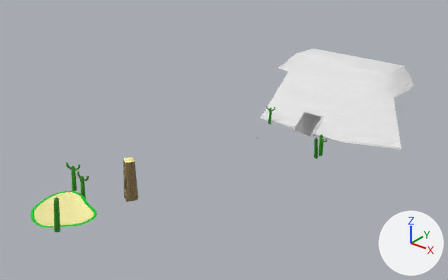
The Blender file Blender Models/SandGlide/SandGlideNEW.blend, before and after one commit.
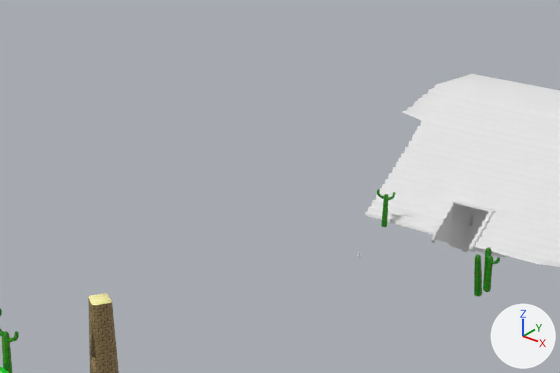
There are two pictures of each version: one whole from a 50 mm camera at (78.8, -76.6, 58.8) aimed at (-8.7, 32.8, -9.0), one close up on the part from 18% to 80% of the width and 4% to 70% of the height. Lighting does not change. The marker at lower right points along +X, +Y and +Z.
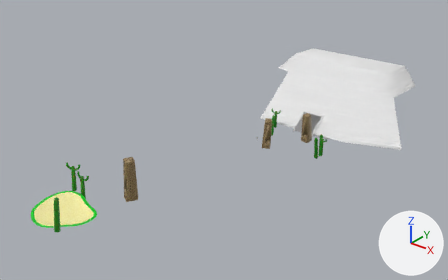
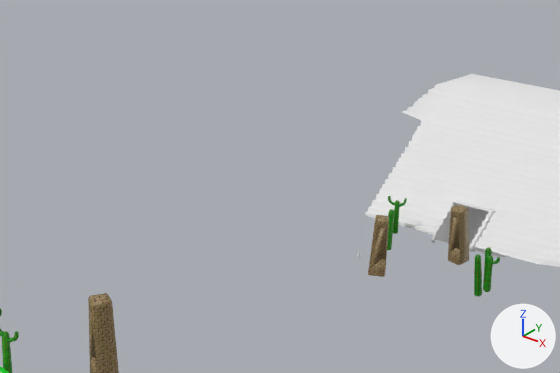
Commit message: SAND GLIDE WIP

Changed parts and their boxes (x1, y1, x2, y2) in the close-ups (560 x 373 px):
'Plane.006', added (brown): after (448, 204, 469, 265)
'Plane.007', added (brown): after (368, 215, 389, 277)
'mesh-5.007', added (green): after (387, 196, 407, 250)
'mesh-5.002', deleted: before (377, 189, 396, 227)
part 1 of me_plane_006, deleted: before (89, 293, 112, 305)
part 2 of me_plane_005, added: after (89, 293, 112, 305)

Diff of the bpy script that builds the scene:
```diff
--- a/Blender Models/SandGlide/SandGlideNEW.blend.py
+++ b/Blender Models/SandGlide/SandGlideNEW.blend.py
@@ me_plane_006 @@
 me_plane_006.from_pydata(...)  # 234 vertices, 195 faces; spans x -7.1..4.7, y -27.3..-8.8, z -0.7..7.0
 # used by ob_plane_005; location = (0.0, 0.0, 0.0)
+# me_plane_006 part 1: the loose piece of 12 vertices spanning x 2.4..4.7, y -11.0..-8.8, z 6.8..7.0 is deleted
 me_plane_006.materials.append(mat_grasspattern2_png_001)
@@ me_plane_005 @@
 # used by ob_plane_004; location = (0.0, 0.0, 0.0)
-me_plane_005.from_pydata(...)  # 68 vertices, 52 faces; spans x 2.06..4.97, y -11.46..-8.55, z -1.03..6.86
+me_plane_005.from_pydata(...)  # 72 vertices, 61 faces; spans x 2.06..4.97, y -11.46..-8.55, z -1.03..7.05
+# me_plane_005 part 2
+# 4 vertices are added at (2.6, -10.15, 7.05), (3.83, -10.88, 7.05), (3.33, -8.92, 7.03), (4.56, -9.65, 7.02)
+# 9 new faces join them
 me_plane_005.materials.append(mat_kz_sdblock00_png)
@@ me_meshid5_name_007 @@
+me_meshid5_name_007.from_pydata(...)  # 389 vertices, 392 faces; spans x -14.81..-12.38, y 60.52..63.99, z -19.54..-11.94
+me_meshid5_name_007.materials.append(mat_cactusa_png_001)  # picture img_cactusa_png_001
@@ me_plane_008 @@
+me_plane_008.from_pydata(...)  # 72 vertices, 61 faces; spans x -2.31..0.31, y 58.51..61.32, z -17.17..-9.01
+me_plane_008.materials.append(mat_kz_sdblock00_png)  # picture img_kz_sdblock00_png
@@ me_plane_009 @@
+me_plane_009.from_pydata(...)  # 72 vertices, 61 faces; spans x -8.54..-5.61, y 47.56..50.65, z -16.76..-8.57
+me_plane_009.materials.append(mat_kz_sdblock00_png)  # picture img_kz_sdblock00_png
@@ ob_mesh_5_002 @@
-ob_mesh_5_002 = bpy.data.objects.new('mesh-5.002', me_meshid5_name_002)
-ob_mesh_5_002.location = (0.0, 0.0, 0.0)
@@ ob_mesh_5_007 @@
+ob_mesh_5_007 = bpy.data.objects.new('mesh-5.007', me_meshid5_name_007)
+ob_mesh_5_007.location = (0.0, 0.0, 0.0)
@@ ob_plane_006 @@
+ob_plane_006 = bpy.data.objects.new('Plane.006', me_plane_008)
+ob_plane_006.location = (0.0, 0.0, 0.0)
@@ ob_plane_007 @@
+ob_plane_007 = bpy.data.objects.new('Plane.007', me_plane_009)
+ob_plane_007.location = (0.0, 0.0, 0.0)
```
